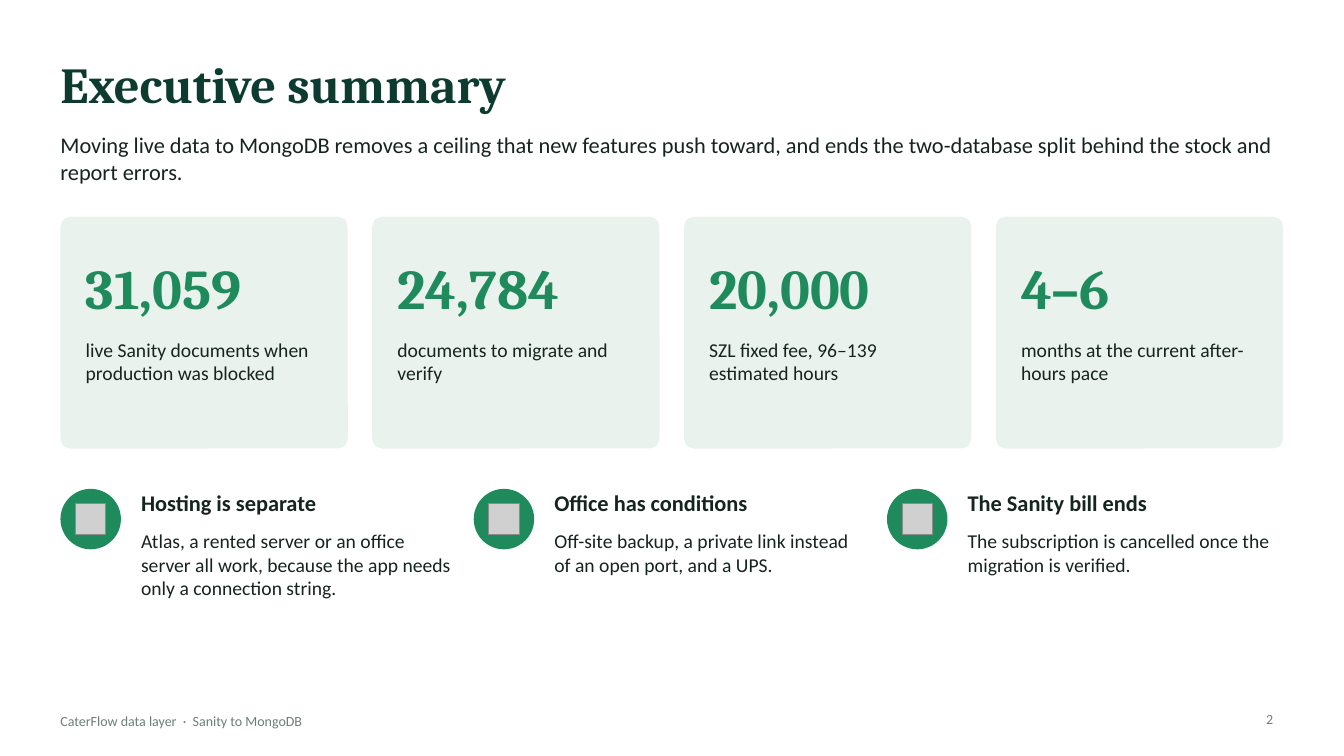
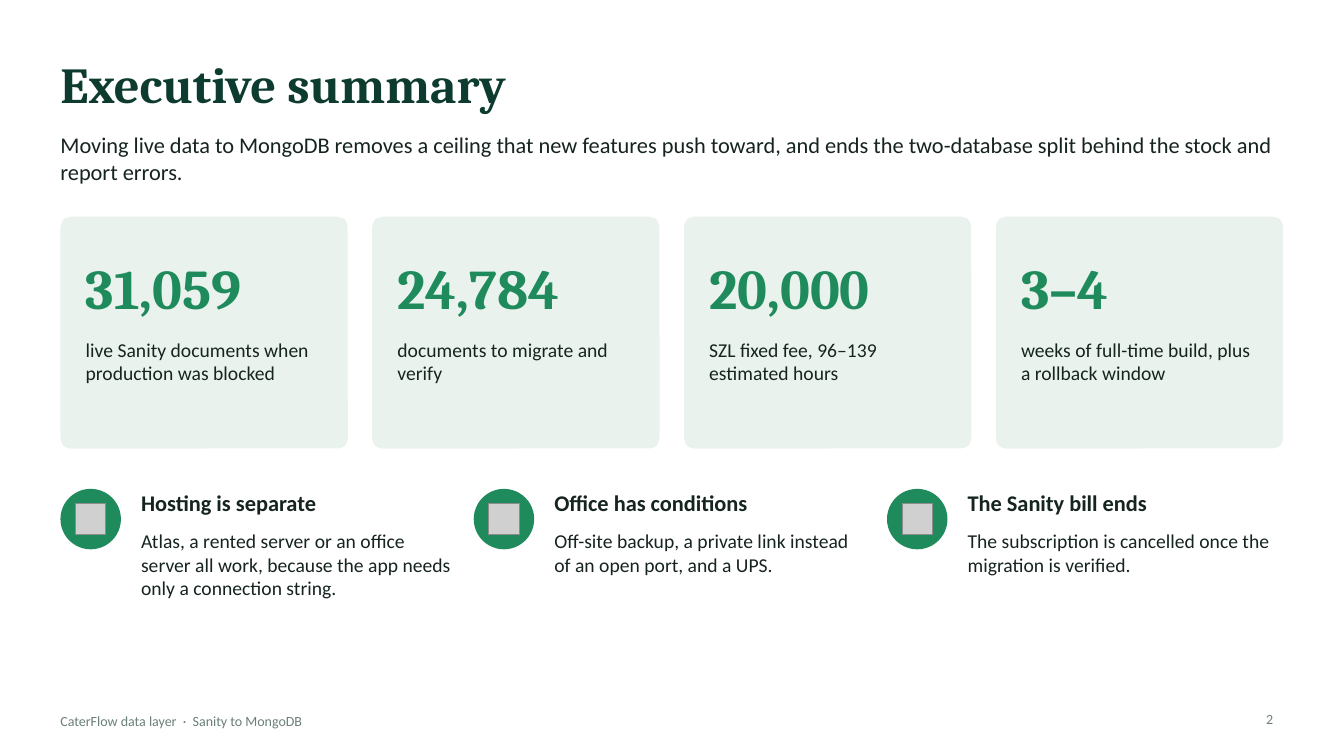
Before and after one commit to caterflowadmin/caterflow, a slide deck: slide 2 of quotes/2026-09-15-sanity-to-mongodb-migration/CaterFlow-MongoDB-Migration-Deck.pptx. Drawn at 1344x756 pixels with LibreOffice and Linux fonts; fonts in the diff are those of the drawing; grey boxes stand for pictures. Boxes give left, top, right and bottom in pixels: in the first picture for what was removed or moved away, otherwise in the second. Text is boxed around its words. In the diff, an @@ line names an element or a change of style, - is before the commit and + after.

```diff
--- a/quotes/2026-09-15-sanity-to-mongodb-migration/CaterFlow-MongoDB-Migration-Deck.pptx
+++ b/quotes/2026-09-15-sanity-to-mongodb-migration/CaterFlow-MongoDB-Migration-Deck.pptx
@@ text at <box>1021,271,1108,310</box>: text changed @@
-4–6
+3–4
@@ text at <box>1021,343,1250,380</box>: text changed @@
-months at the current after-hours pace
+weeks of full-time build, plus a rollback window
```
Also in this commit, not shown: 2 other slides changed, 1 other file.
